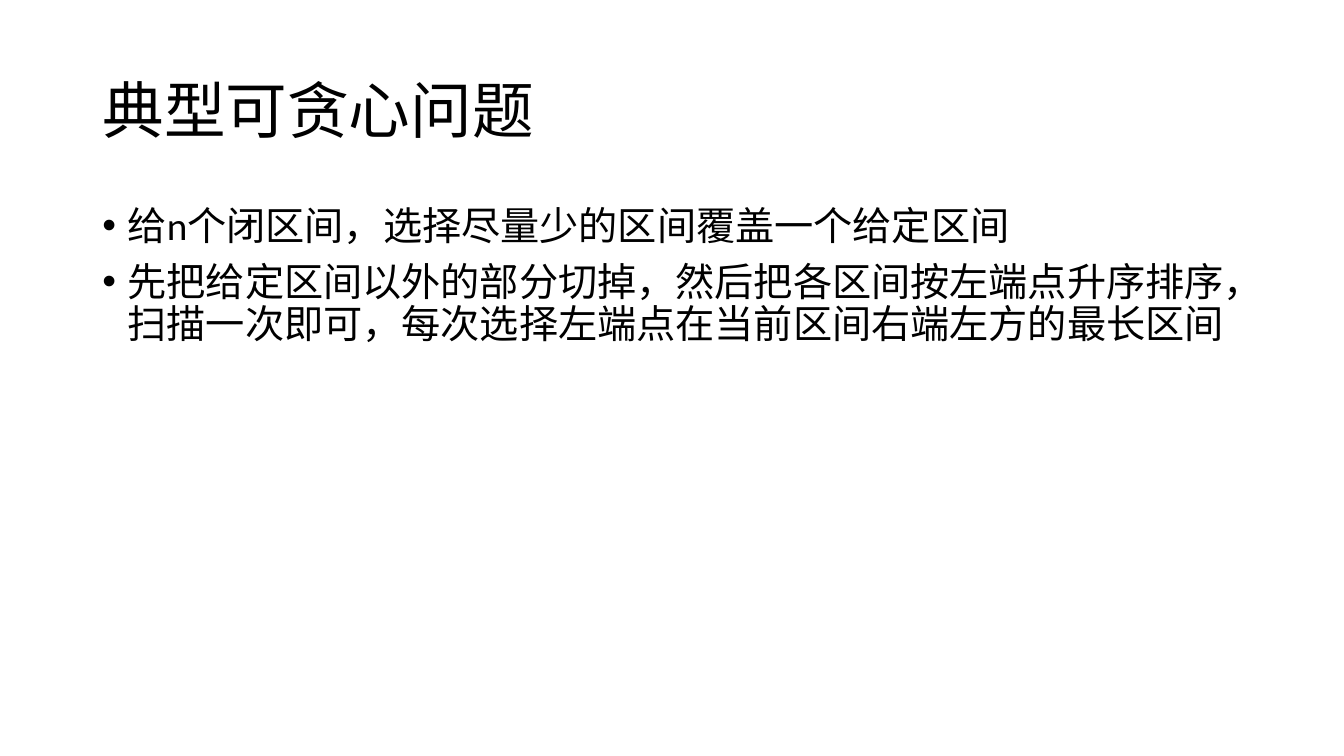
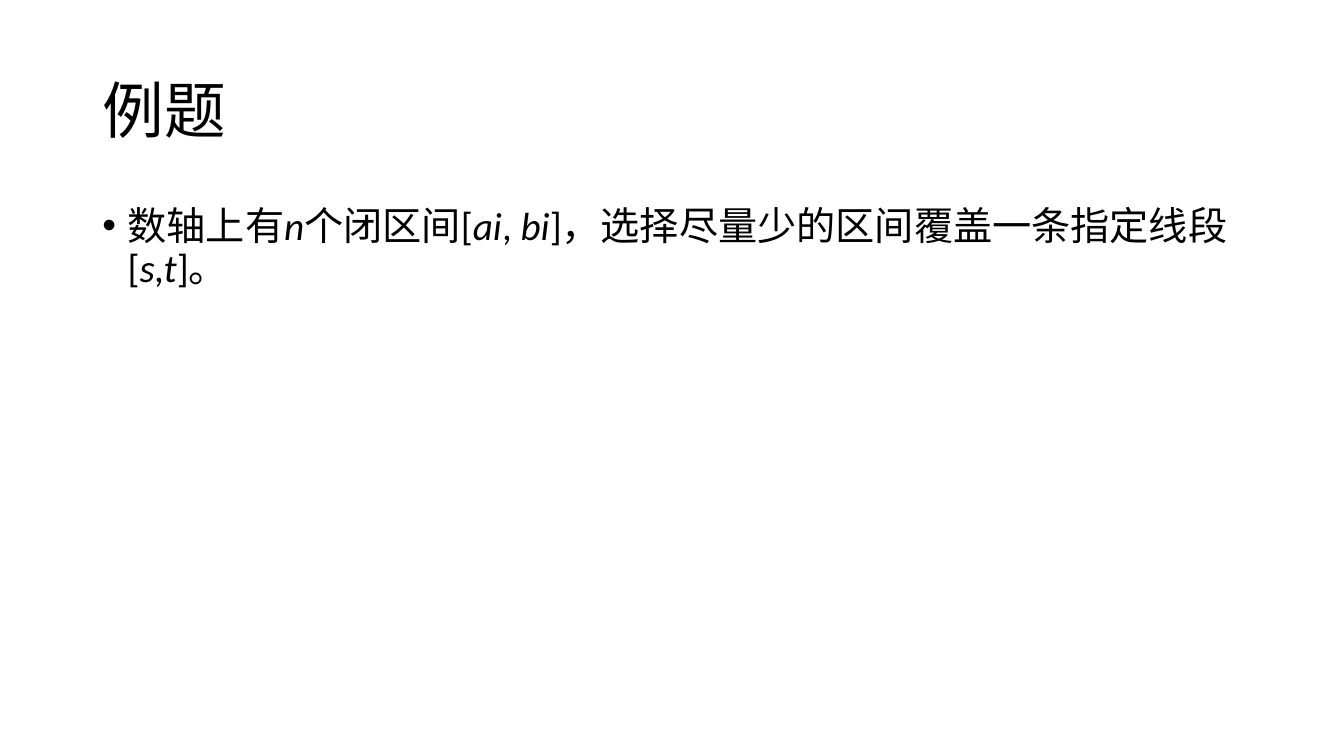
Before and after one commit to plus7wist/accepted-codes, a slide deck: slide 15 of notes/贪心.pptx (slide 7 before the commit). Drawn at 1344x756 pixels with LibreOffice and Linux fonts; fonts in the diff are those of the drawing. Boxes give left, top, right and bottom in pixels: in the first picture for what was removed or moved away, otherwise in the second. Text is boxed around its words. In the diff, an @@ line names an element or a change of style, - is before the commit and + after.

```diff
--- a/notes/贪心.pptx
+++ b/notes/贪心.pptx
@@ title at [102, 81, 225, 138]: text changed @@
-典型可贪心问题
+例题
@@ text at [128, 207, 1228, 288]: text changed @@
-• 给n个闭区间，选择尽量少的区间覆盖一个给定区间
-• 先把给定区间以外的部分切掉，然后把各区间按左端点升序排序，扫描一次即可，每次选择左端点在当前区间右端左方的最长区间
+• 数轴上有n个闭区间[ai, bi]，选择尽量少的区间覆盖一条指定线段[s,t]。
```
Also in this commit, not shown: 7 other slides changed, 7 slides added, 4 slides removed, 4 other files.
